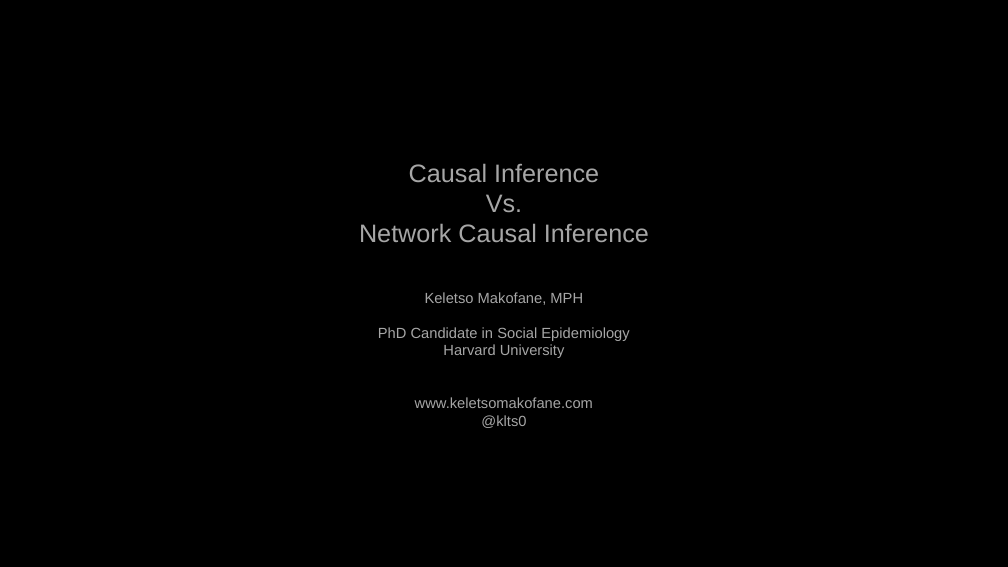
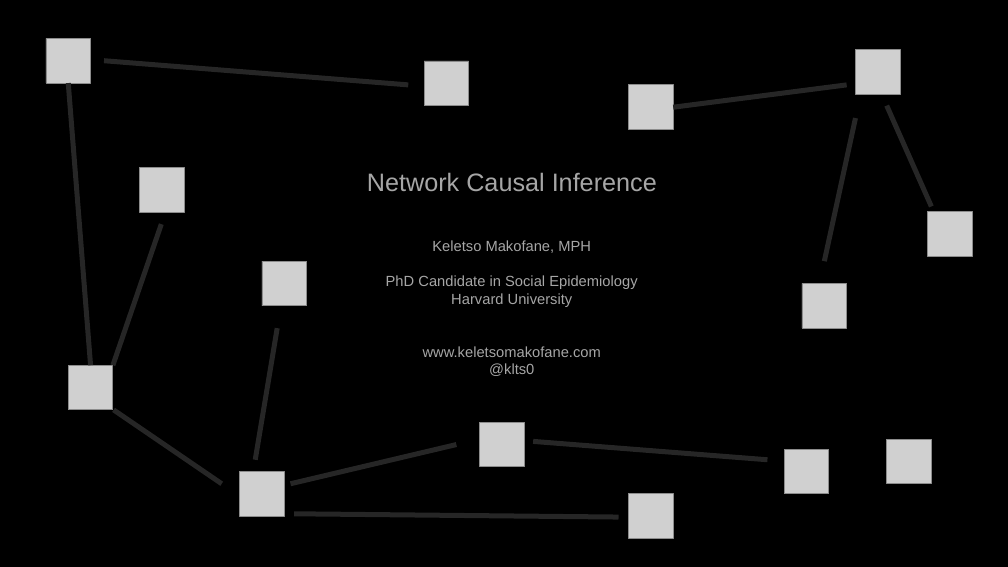
Before and after one commit to KeletsoMakofane/causal_inference_tweetorials, a slide deck: slide 1 of Network Causal Inference.pptx. Drawn at 1008x567 pixels with LibreOffice and Linux fonts; fonts in the diff are those of the drawing; grey boxes stand for pictures; background and template pictures are left out. Boxes give left, top, right and bottom in pixels: in the first picture for what was removed or moved away, otherwise in the second. Text is boxed around its words. In the diff, an @@ line names an element or a change of style, - is before the commit and + after.

```diff
--- a/Network Causal Inference.pptx
+++ b/Network Causal Inference.pptx
@@ picture added at (46,39,91,83) @@
@@ picture added at (856,50,901,95) @@
@@ line added from (68, 83) to (91, 365), #262626 4.75 pt @@
@@ line added from (104, 60) to (408, 85), #262626 4.75 pt @@
@@ picture added at (424,61,469,106) @@
@@ picture added at (628,85,673,129) @@
@@ line added from (847, 85) to (674, 107), #262626 4.75 pt @@
@@ line added from (824, 261) to (856, 118), #262626 4.75 pt @@
@@ line added from (887, 106) to (932, 206), #262626 4.75 pt @@
@@ picture added at (140,167,185,212) @@
@@ text "Network Causal Inference": place and size @@
-text "Network Causal Inference" at (359,163,649,428)
+text "Network Causal Inference" at (367,172,657,376)
@@ text at (409,163,599,212): paragraphs removed @@
-Causal Inference
-Vs.
@@ line added from (161, 224) to (113, 365), #262626 4.75 pt @@
@@ picture added at (928,212,972,256) @@
@@ picture added at (262,261,307,306) @@
@@ picture added at (802,284,847,328) @@
@@ line added from (278, 328) to (256, 460), #262626 4.75 pt @@
@@ picture added at (68,365,113,410) @@
@@ line added from (113, 410) to (222, 484), #262626 4.75 pt @@
@@ line added from (457, 445) to (290, 484), #262626 4.75 pt @@
@@ picture added at (480,423,525,467) @@
@@ line added from (533, 442) to (768, 460), #262626 4.75 pt @@
@@ picture added at (784,449,829,494) @@
@@ picture added at (887,439,932,484) @@
@@ picture added at (240,472,284,516) @@
@@ picture added at (628,494,673,538) @@
@@ line added from (294, 514) to (619, 517), #262626 4.75 pt @@
```
Also in this commit, not shown: 1 slide added, 2 other files.
